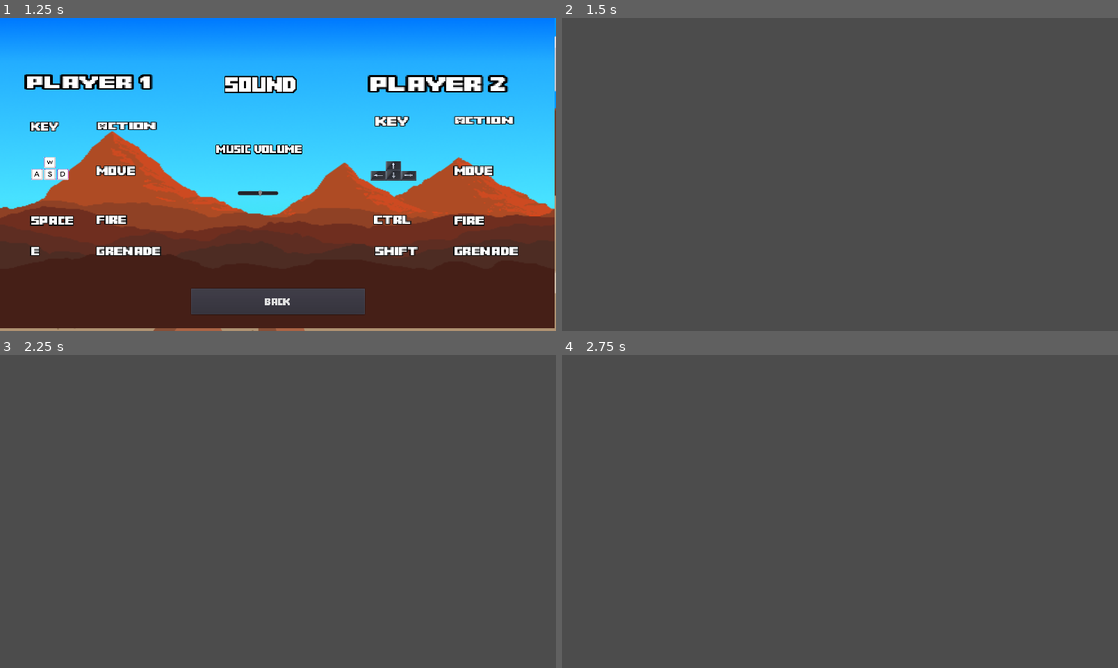
Above: before the commit, frames 1-4 (two rows, left to right).
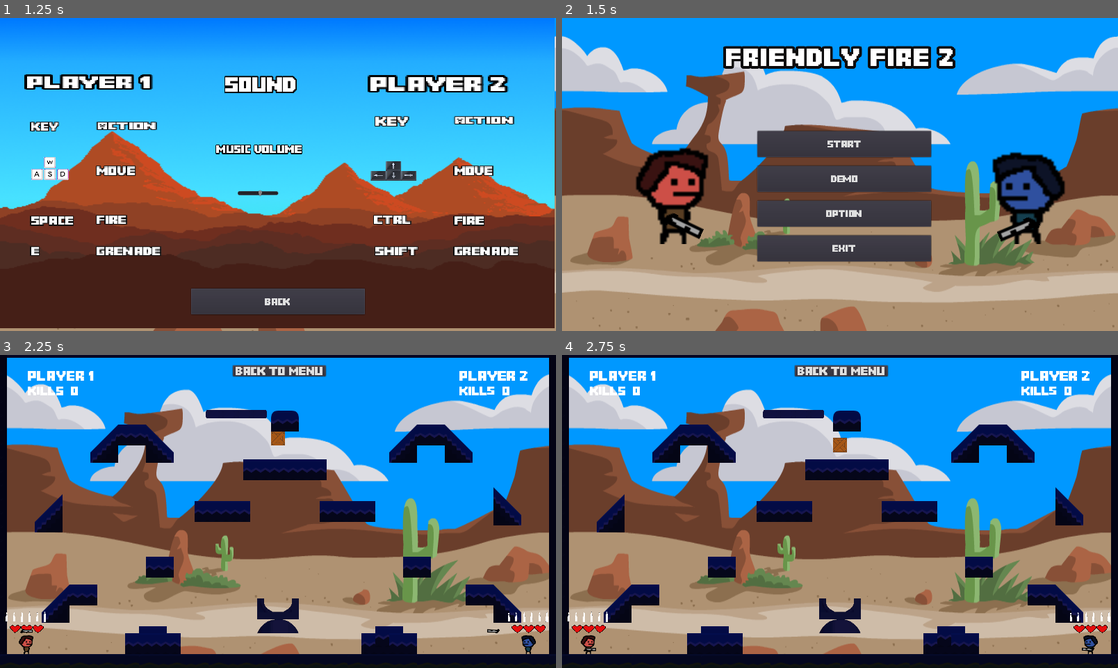
Above: after the commit, the same moments.

Repository: Toefge/InteraktiveSysteme
Game: Godot game, scene res://Menu/Menu.tscn
Two runs of this game, one before a commit and one after it. Both use one fixed random seed, a clock stepped at 60 frames per second and the inputs below.
Inputs (mouse positions are in pixels of both pictures, inside the frame that each line leads up to):
- Up to frame 1 (1.25 s): click "Option" at 0.5 s
- Up to frame 2 (1.5 s): click "Back" at 1.25 s
- Up to frame 3 (2.25 s): click (283, 480) at 2 s, where only the run after the commit has a clickable "Start"
- Up to frame 4 (2.75 s): no input

Frame 1 is identical in both runs. In frame 2, 90% of the frame differs, in the area x 0-100%, y 0-100%; in frame 3, 100%; in frame 4, 100%.

Commit message:
"Back Button" fixed

Diff:
--- a/MainGame/mainGame.tscn
+++ b/MainGame/mainGame.tscn
@@ -137,55 +137,55 @@
 [sub_resource type="ConvexPolygonShape2D" id=40]
 points = PoolVector2Array( 32, 0, 64, 0, 96, 0, 88, 16, 80, 24, 72, 32, 48, 32, 24, 32, 8, 16, 8, 8, 0, 0 )
 
-[sub_resource type="ConvexPolygonShape2D" id=58]
+[sub_resource type="ConvexPolygonShape2D" id=41]
 points = PoolVector2Array( 88, 32, 0, 32, 0, 0, 88, 0 )
 
-[sub_resource type="ConvexPolygonShape2D" id=59]
+[sub_resource type="ConvexPolygonShape2D" id=42]
 points = PoolVector2Array( 0, 40, 0, 0, 120, 0, 120, 40, 88, 40, 88, 24, 56, 8, 40, 8, 24, 24, 24, 40 )
 
+[sub_resource type="ConvexPolygonShape2D" id=43]
+points = PoolVector2Array( 160, 24, 0, 24, 0, 0, 160, 0 )
+
+[sub_resource type="ConvexPolygonShape2D" id=44]
+points = PoolVector2Array( 168, 32, 0, 32, 0, 0, 168, 0 )
+
+[sub_resource type="ConvexPolygonShape2D" id=45]
+points = PoolVector2Array( 0, 64, 0, 64, 64, 0, 64, 88, 0, 88 )
+
+[sub_resource type="ConvexPolygonShape2D" id=46]
+points = PoolVector2Array( 64, 48, 0, 48, 0, 0, 64, 0 )
+
+[sub_resource type="ConvexPolygonShape2D" id=47]
+points = PoolVector2Array( 64, 48, 0, 48, 0, 0, 64, 0 )
+
 [sub_resource type="ConvexPolygonShape2D" id=48]
-points = PoolVector2Array( 160, 24, 0, 24, 0, 0, 160, 0 )
+points = PoolVector2Array( 0, 0, 16, 16, 64, 64, 64, 88, 0, 88 )
 
 [sub_resource type="ConvexPolygonShape2D" id=49]
-points = PoolVector2Array( 168, 32, 0, 32, 0, 0, 168, 0 )
+points = PoolVector2Array( 0, 0, 32, 0, 32, 32, 0, 32 )
 
 [sub_resource type="ConvexPolygonShape2D" id=50]
-points = PoolVector2Array( 0, 64, 0, 64, 64, 0, 64, 88, 0, 88 )
+points = PoolVector2Array( 88, 0, 88, 40, 72, 40, 72, 24, 56, 8, 32, 8, 16, 16, 8, 40, 0, 40, 0, 0 )
 
 [sub_resource type="ConvexPolygonShape2D" id=51]
-points = PoolVector2Array( 64, 48, 0, 48, 0, 0, 64, 0 )
+points = PoolVector2Array( 0, 0, 8, 0, 8, 8, 0, 8 )
 
 [sub_resource type="ConvexPolygonShape2D" id=52]
-points = PoolVector2Array( 64, 48, 0, 48, 0, 0, 64, 0 )
+points = PoolVector2Array( 0, 0, 16, 0, 16, 16, 0, 16 )
 
 [sub_resource type="ConvexPolygonShape2D" id=53]
-points = PoolVector2Array( 0, 0, 16, 16, 64, 64, 64, 88, 0, 88 )
-
-[sub_resource type="ConvexPolygonShape2D" id=42]
+points = PoolVector2Array( 0, 0, 8, 0, 8, 24, 0, 24 )
+
+[sub_resource type="ConvexPolygonShape2D" id=54]
 points = PoolVector2Array( 0, 0, 32, 0, 32, 32, 0, 32 )
 
-[sub_resource type="ConvexPolygonShape2D" id=54]
-points = PoolVector2Array( 88, 0, 88, 40, 72, 40, 72, 24, 56, 8, 32, 8, 16, 16, 8, 40, 0, 40, 0, 0 )
-
 [sub_resource type="ConvexPolygonShape2D" id=55]
-points = PoolVector2Array( 0, 0, 8, 0, 8, 8, 0, 8 )
+points = PoolVector2Array( 0, 0, 32, 0, 32, 32, 0, 32 )
 
 [sub_resource type="ConvexPolygonShape2D" id=56]
-points = PoolVector2Array( 0, 0, 16, 0, 16, 16, 0, 16 )
-
-[sub_resource type="ConvexPolygonShape2D" id=57]
-points = PoolVector2Array( 0, 0, 8, 0, 8, 24, 0, 24 )
-
-[sub_resource type="ConvexPolygonShape2D" id=43]
 points = PoolVector2Array( 0, 0, 32, 0, 32, 32, 0, 32 )
 
-[sub_resource type="ConvexPolygonShape2D" id=44]
-points = PoolVector2Array( 0, 0, 32, 0, 32, 32, 0, 32 )
-
-[sub_resource type="ConvexPolygonShape2D" id=45]
-points = PoolVector2Array( 0, 0, 32, 0, 32, 32, 0, 32 )
-
-[sub_resource type="TileSet" id=46]
+[sub_resource type="TileSet" id=57]
 0/name = "wall.png 0"
 0/texture = ExtResource( 6 )
 0/tex_offset = Vector2( 0, 0 )
@@ -1273,11 +1273,11 @@
 [node name="Map" type="TileMap" parent="."]
 modulate = Color( 0.0941176, 0.0901961, 0.32549, 1 )
 light_mask = 2051
-tile_set = SubResource( 46 )
+tile_set = SubResource( 57 )
 cell_size = Vector2( 16, 16 )
 cell_quadrant_size = 6
 format = 1
-tile_data = PoolIntArray( -65497, 19, 0, -65496, 19, 0, -654 …(1529 unchanged characters)…  0, 1769551, 7, 0, 1966079, 7, 0, 1900564, 48, 0, 1900568, 48, 0, 1900598, 48, 0, 1900602, 48, 0, 1900623, 7, 0, 2097151, 7, 0, 2031695, 7, 0, 2228223, 7, 0, 2162694, 46, 0, 2162698, 48, 0, 2162755, 48, 0, 2162759, 49, 0, 2162767, 7, 0, 2359295, 7, 0, 2293797, 1610612786, 0, 2293802, 1610612788, 0, 2293839, 7, 0, 2359338, 1610612788, 0, 2490367, 7, 0, 2424869, 1610612788, 0, 2424870, 1610612788, 0, 2424871, 1610612788, 0, 2424872, 1610612788, 0, 2424873, 1610612788, 0, 2424874, 1610612788, 0, 2424911, 7, 0, 2490405, 1610612778, 0, 2621439, 7, 0, 2555983, 7, 0, 2752511, 7, 0, 2687055, 7, 0, 28835 …(171 unchanged characters)…
+tile_data = PoolIntArray( -65497, 19, 0, -65496, 19, 0, -654 …(1529 unchanged characters)…  0, 1769551, 7, 0, 1966079, 7, 0, 1900565, 48, 0, 1900602, 48, 0, 1900623, 7, 0, 2097151, 7, 0, 2031695, 7, 0, 2228223, 7, 0, 2162694, 46, 0, 2162698, 48, 0, 2162755, 48, 0, 2162759, 49, 0, 2162767, 7, 0, 2359295, 7, 0, 2293797, 1610612786, 0, 2293802, 1610612788, 0, 2293839, 7, 0, 2359338, 1610612788, 0, 2490367, 7, 0, 2424869, 1610612788, 0, 2424870, 1610612788, 0, 2424871, 1610612788, 0, 2424872, 1610612788, 0, 2424873, 1610612788, 0, 2424874, 1610612788, 0, 2424911, 7, 0, 2490405, 1610612778, 0, 2621439, 7, 0, 2555924, 48, 0, 2555958, 48, 0, 2555983, 7, 0, 2621458, 48, 0, 2621462, 48, 0, 2621492, 48, 0, 2621496, 48, 0, 2752511, 7, 0, 2687055, 7, 0, 28835 …(171 unchanged characters)…
 
 [node name="PlatformEnemy" parent="Map" instance=ExtResource( 16 )]
 position = Vector2( 552, 136 )
--- a/OptionMenu.gd
+++ b/OptionMenu.gd
@@ -6,6 +6,7 @@
 	$ButtonClick.play()
 	yield(get_tree().create_timer(0.1), "timeout")
 	emit_signal("CloseOptionMenu")
+	get_tree().change_scene("res://Menu/Menu.tscn")
 
 
 func _on_ButtonBack_mouse_entered():
Not shown: 17 places in MainGame/mainGame.tscn that only renumber resources
